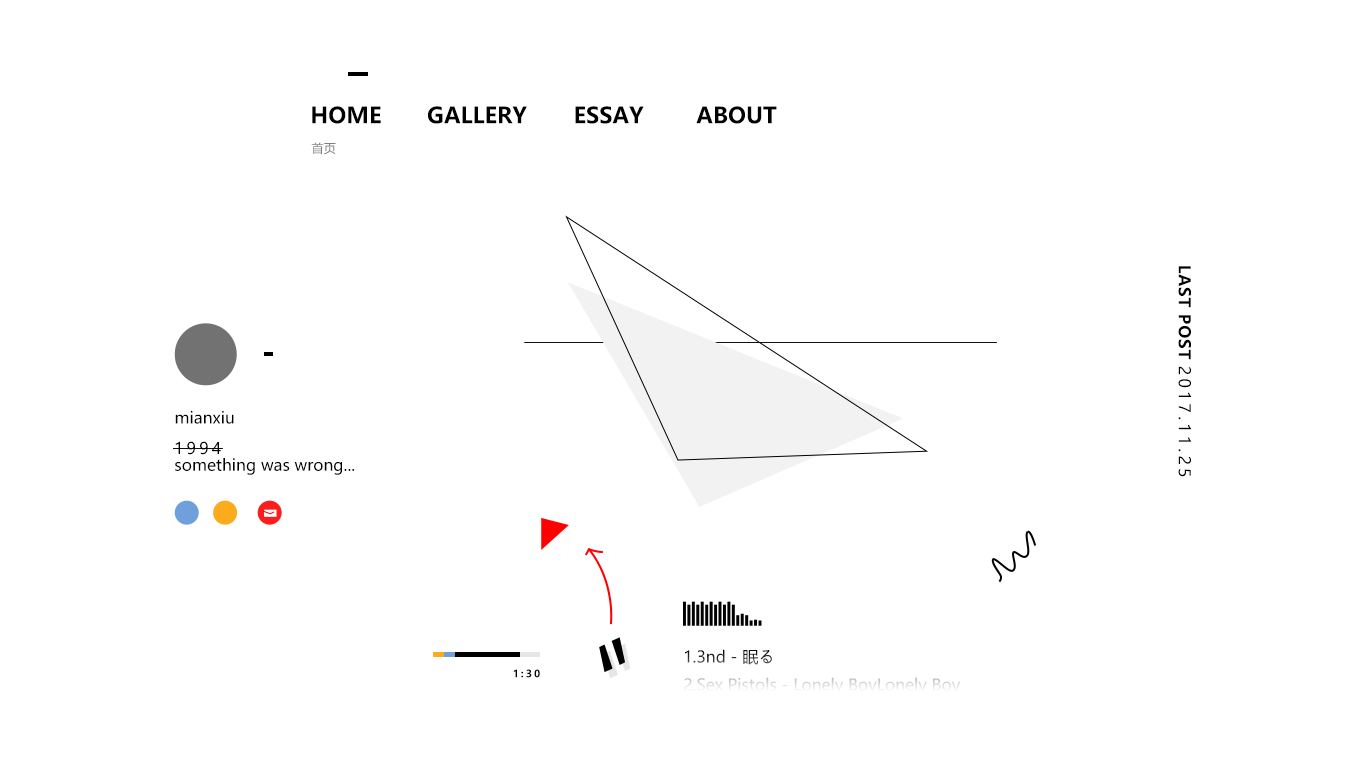
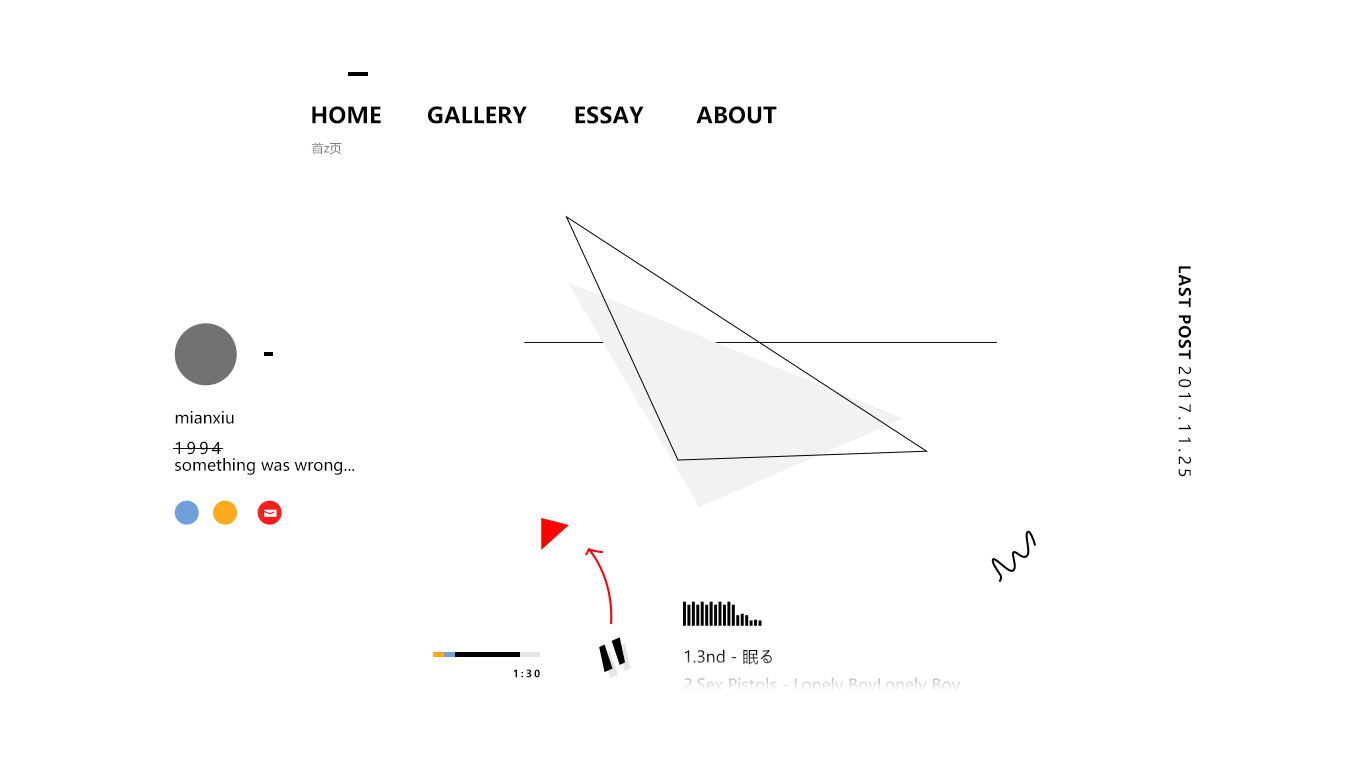
The second (1366, 768) image is a revision of the first. Changes to its layers:
renamed "首页" to "首z页", painted on it over [324,143,342,155]
